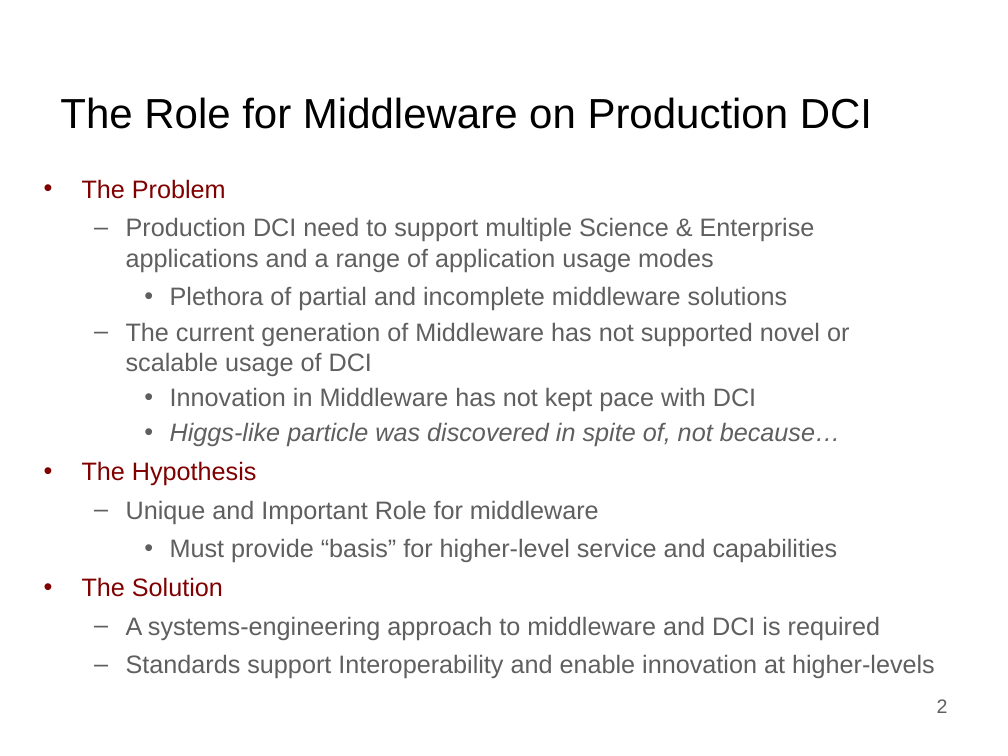
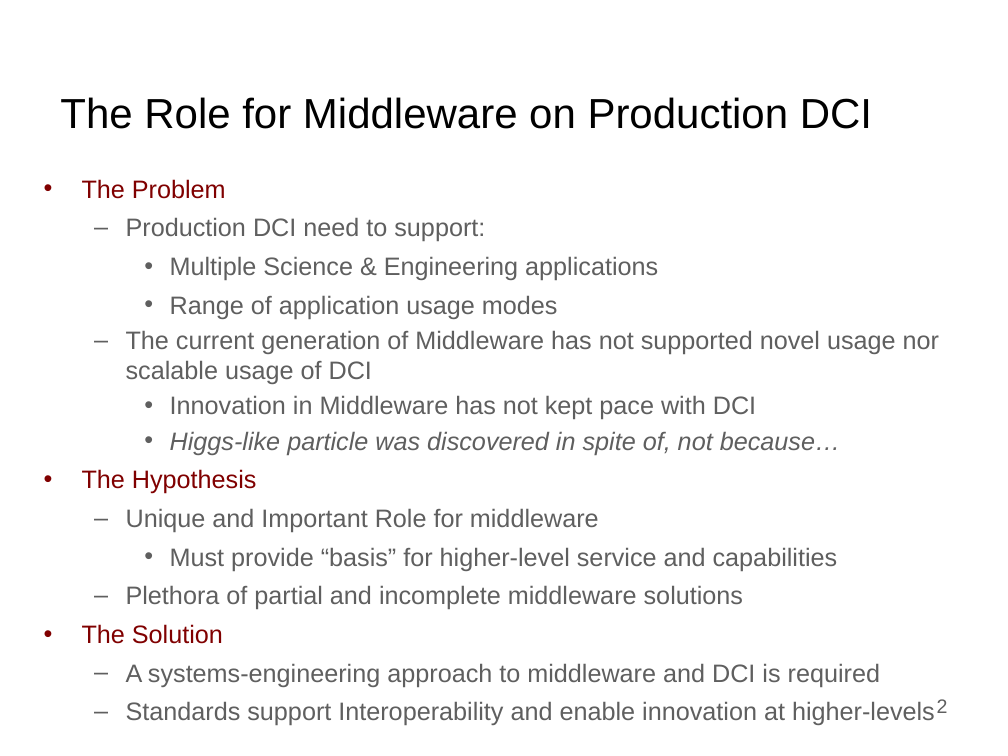
Before and after one commit to saga-project/presentations, a slide deck: slide 2 of radical-media.v0.1.pptx. Drawn at 1008x756 pixels with LibreOffice and Linux fonts; fonts in the diff are those of the drawing; background and template pictures are left out. Boxes give left, top, right and bottom in pixels: in the first picture for what was removed or moved away, otherwise in the second. Text is boxed around its words. In the diff, an @@ line names an element or a change of style, - is before the commit and + after.

```diff
--- a/radical-media.v0.1.pptx
+++ b/radical-media.v0.1.pptx
@@ text at [126, 217, 939, 384]: text changed @@
-  – Production DCI need to support multiple Science & Enterprise applications and a range of application usage modes
-    • Plethora of partial and incomplete middleware solutions
-  – The current generation of Middleware has not supported novel or scalable usage of DCI
+  – Production DCI need to support:
+    • Multiple Science & Engineering applications
+    • Range of application usage modes
+  – The current generation of Middleware has not supported novel usage nor scalable usage of DCI
@@ text at [126, 585, 743, 609]: paragraph added @@
+  – Plethora of partial and incomplete middleware solutions
```
Also in this commit, not shown: 1 other slide changed.
